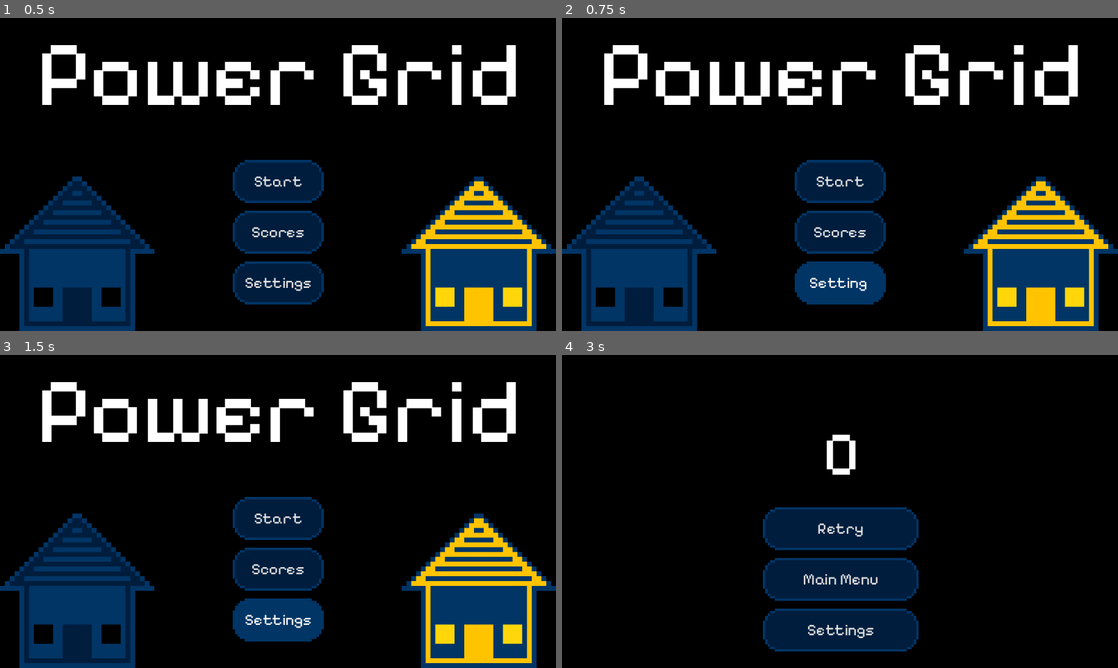
Above: before the commit, frames 1-4 (two rows, left to right).
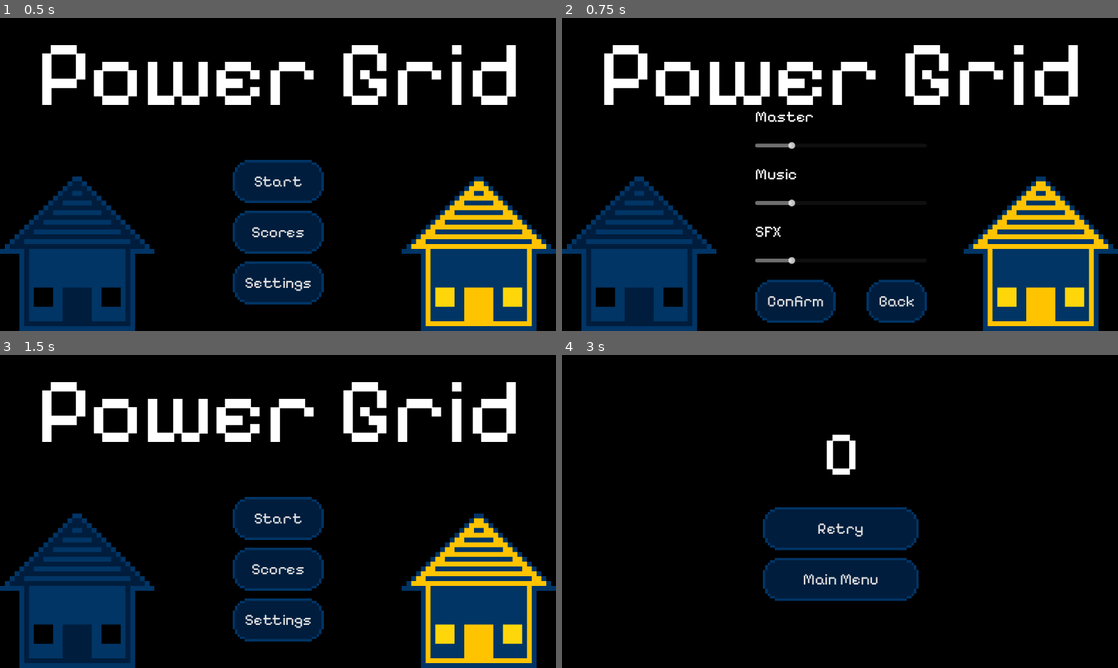
Above: after the commit, the same moments.

Repository: CWmain/BigModeGameJam2025
Game: Godot game, scene res://Levels/main_menu.tscn
The game is run twice, just before and just after one commit, with the same random seed, the same clock (stepped at 60 frames per second) and the same inputs.
Inputs (mouse positions are in pixels of both pictures, inside the frame that each line leads up to):
- Up to frame 1 (0.5 s): no input
- Up to frame 2 (0.75 s): click "Settings" at 0.5 s
- Up to frame 3 (1.5 s): click (333, 639) at 1.25 s, where only the run after the commit has a clickable "Back"
- Up to frame 4 (3 s): click "Start" at 2 s; move the mouse to (606, 414) at 2.77 s; tap Y (Fail_Button) at 2.85 s

Frame 1 is identical in both runs. In frame 2, 9.4% of the frame differs, in the area x 34-66%, y 29-98%; in frame 3, 1.7%; in frame 4, 3.8%.

Commit message:
Removed un-needed settings from pause and gameLoss, fully implemented settings menu

Diff:
--- a/Levels/main_menu.gd
+++ b/Levels/main_menu.gd
@@ -3,6 +3,8 @@
 var loadScreen = preload("res://Levels/load_screen.tscn")
 @onready var score_board = $ScoreBoard
 @onready var menu_options = $MenuOptions
+
+@onready var settings = $Settings
 
 func _on_start_pressed():
 	print("Go to load screen to background load level / particles")
@@ -10,6 +12,8 @@
 
 func _on_settings_pressed():
 	print("Hide menu options and show settings options")
+	menu_options.hide()
+	settings.show()
 
 func _on_scores_pressed():
 	print("Show the stored scores")
@@ -23,3 +27,10 @@
 	# Removes all previous children as they may differ
 	score_board.removeListChildren()
 	menu_options.show()
+
+
+
+
+func _on_settings_closed_settings():
+	menu_options.show()
+	settings.hide()
--- a/Levels/main_menu.tscn
+++ b/Levels/main_menu.tscn
@@ -6,6 +6,7 @@
 [ext_resource type="Texture2D" uid="uid://bqtmy4ve7lous" path="res://Objects/House/LightHouse.png" id="4_75bmm"]
 [ext_resource type="PackedScene" uid="uid://bd5033h84vlqp" path="res://UI/Scoreboard/score_board.tscn" id="5_pfjvw"]
 [ext_resource type="AudioStream" uid="uid://c8ckvt5koci6f" path="res://sounds/game-start-6104.mp3" id="6_bisef"]
+[ext_resource type="PackedScene" uid="uid://djgeumgvwgelt" path="res://UI/Settings/settings.tscn" id="7_e8and"]
 
 [node name="mainMenu" type="Node2D"]
 script = ExtResource("1_mow3w")
@@ -76,7 +77,15 @@
 autoplay = true
 bus = &"Music"
 
+[node name="Settings" parent="." instance=ExtResource("7_e8and")]
+visible = false
+offset_left = 400.0
+offset_top = 185.0
+offset_right = 400.0
+offset_bottom = 185.0
+
 [connection signal="pressed" from="MenuOptions/VBoxContainer/Start" to="." method="_on_start_pressed"]
 [connection signal="pressed" from="MenuOptions/VBoxContainer/Scores" to="." method="_on_scores_pressed"]
 [connection signal="pressed" from="MenuOptions/VBoxContainer/Settings" to="." method="_on_settings_pressed"]
 [connection signal="pressed" from="ScoreBoard/BackButton" to="." method="_on_back_button_pressed"]
+[connection signal="closedSettings" from="Settings" to="." method="_on_settings_closed_settings"]
--- a/Levels/main_scene.tscn
+++ b/Levels/main_scene.tscn
@@ -105,7 +105,9 @@
 visible = false
 z_index = 1
 offset_left = 2.0
+offset_top = 34.0
 offset_right = 2.0
+offset_bottom = 34.0
 
 [node name="GameOverScreen" parent="." node_paths=PackedStringArray("timer") instance=ExtResource("11_pj7hf")]
 visible = false
--- a/UI/GameOver/game_over_screen.tscn
+++ b/UI/GameOver/game_over_screen.tscn
@@ -40,10 +40,6 @@
 layout_mode = 2
 text = "Main Menu"
 
-[node name="Settings" type="Button" parent="MenuItems"]
-layout_mode = 2
-text = "Settings"
-
 [node name="Location" type="Control" parent="."]
 anchors_preset = 0
 offset_left = 558.0
--- a/UI/PauseScreen/pause_screen.gd
+++ b/UI/PauseScreen/pause_screen.gd
@@ -18,8 +18,3 @@
 	get_tree().paused = false
 	hide()
 	print("resume")
-
-
-
-func _on_settings_pressed():
-	print("Settings")
--- a/UI/PauseScreen/pause_screen.tscn
+++ b/UI/PauseScreen/pause_screen.tscn
@@ -46,11 +46,6 @@
 layout_mode = 2
 text = "Main Menu"
 
-[node name="Settings" type="Button" parent="MenuItems"]
-layout_mode = 2
-text = "Settings"
-
 [connection signal="pressed" from="MenuItems/Resume" to="." method="_on_resume_pressed"]
 [connection signal="pressed" from="MenuItems/Retry" to="." method="_on_retry_pressed"]
 [connection signal="pressed" from="MenuItems/MainMenu" to="." method="_on_main_menu_pressed"]
-[connection signal="pressed" from="MenuItems/Settings" to="." method="_on_settings_pressed"]
--- /dev/null
+++ b/UI/Settings/settings.gd
@@ -0,0 +1,22 @@
+extends Control
+
+@onready var master_slider = $VBoxContainer/MasterSlider
+@onready var music_slider = $VBoxContainer/MusicSlider
+@onready var sfx_slider = $VBoxContainer/SFXSlider
+
+signal closedSettings
+
+# Called when the node enters the scene tree for the first time.
+func _ready():
+	master_slider.value = db_to_linear(AudioServer.get_bus_volume_db(0))
+	music_slider.value = db_to_linear(AudioServer.get_bus_volume_db(1))
+	sfx_slider.value = db_to_linear(AudioServer.get_bus_volume_db(2))
+
+func _on_back_pressed():
+	closedSettings.emit()
+
+
+func _on_confirm_pressed():
+	AudioServer.set_bus_volume_db(0, linear_to_db(master_slider.value))
+	AudioServer.set_bus_volume_db(1, linear_to_db(music_slider.value))
+	AudioServer.set_bus_volume_db(2, linear_to_db(sfx_slider.value))
--- /dev/null
+++ b/UI/Settings/settings.tscn
@@ -0,0 +1,66 @@
+[gd_scene load_steps=3 format=3 uid="uid://djgeumgvwgelt"]
+
+[ext_resource type="Theme" uid="uid://br0lkmc6eeu2c" path="res://Themes/MenuButtons.tres" id="1_ayhrx"]
+[ext_resource type="Script" path="res://UI/Settings/settings.gd" id="2_7xkh5"]
+
+[node name="Settings" type="Control"]
+layout_mode = 3
+anchors_preset = 15
+anchor_right = 1.0
+anchor_bottom = 1.0
+grow_horizontal = 2
+grow_vertical = 2
+theme = ExtResource("1_ayhrx")
+script = ExtResource("2_7xkh5")
+
+[node name="VBoxContainer" type="VBoxContainer" parent="."]
+layout_mode = 0
+offset_right = 245.0
+offset_bottom = 125.0
+theme_override_constants/separation = 32
+
+[node name="Master" type="Label" parent="VBoxContainer"]
+layout_mode = 2
+theme_override_font_sizes/font_size = 32
+text = "Master"
+
+[node name="MasterSlider" type="HSlider" parent="VBoxContainer"]
+layout_mode = 2
+max_value = 5.0
+step = 0.25
+
+[node name="Music" type="Label" parent="VBoxContainer"]
+layout_mode = 2
+theme_override_font_sizes/font_size = 32
+text = "Music
+"
+
+[node name="MusicSlider" type="HSlider" parent="VBoxContainer"]
+layout_mode = 2
+max_value = 5.0
+step = 0.25
+
+[node name="SFX" type="Label" parent="VBoxContainer"]
+layout_mode = 2
+theme_override_font_sizes/font_size = 32
+text = "SFX"
+
+[node name="SFXSlider" type="HSlider" parent="VBoxContainer"]
+layout_mode = 2
+max_value = 5.0
+step = 0.25
+
+[node name="HBoxContainer" type="HBoxContainer" parent="VBoxContainer"]
+layout_mode = 2
+theme_override_constants/separation = 64
+
+[node name="Confirm" type="Button" parent="VBoxContainer/HBoxContainer"]
+layout_mode = 2
+text = "Confirm"
+
+[node name="Back" type="Button" parent="VBoxContainer/HBoxContainer"]
+layout_mode = 2
+text = "Back"
+
+[connection signal="pressed" from="VBoxContainer/HBoxContainer/Confirm" to="." method="_on_confirm_pressed"]
+[connection signal="pressed" from="VBoxContainer/HBoxContainer/Back" to="." method="_on_back_pressed"]
Not shown: 1 places in Levels/main_menu.tscn that only renumber resources
